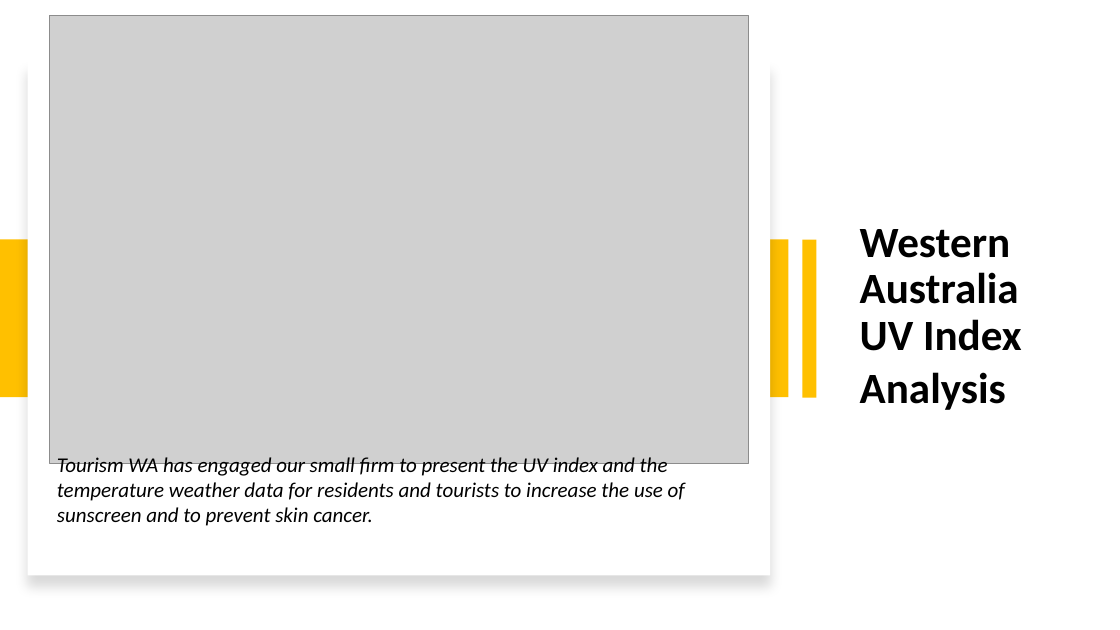
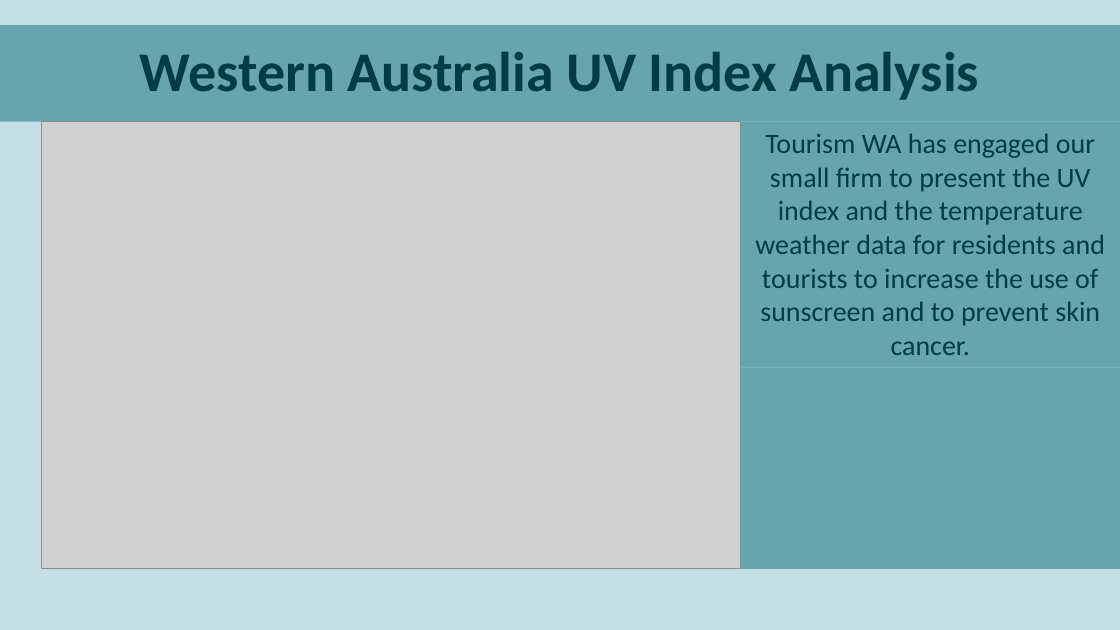
Before and after one commit to parastoorazavi/Data-Analytics-Project-2, a slide deck: slide 1 of Presentation.pptx. Drawn at 1120x630 pixels with LibreOffice and Linux fonts; fonts in the diff are those of the drawing; grey boxes stand for pictures. Boxes give left, top, right and bottom in pixels: in the first picture for what was removed or moved away, otherwise in the second. Text is boxed around its words. In the diff, an @@ line names an element or a change of style, - is before the commit and + after.

```diff
--- a/Presentation.pptx
+++ b/Presentation.pptx
@@ background #FFFFFF to #C4DFE6 @@
@@ rectangle "Western Australia UV Index Analysis" resized from (x1=860, y1=229, x2=1022, y2=410) to (x1=0, y1=25, x2=1120, y2=122) @@
@@ rectangle "Western Australia UV Index Analysis" at (x1=0, y1=25, x2=1120, y2=122): fill none to #66A5AD @@
@@ text in rectangle at (x1=140, y1=52, x2=980, y2=100): text changed; size 37 to 48 pt; text colour #000000 to #003B46 @@
-Western Australia UV Index
-Analysis
+Western Australia UV Index Analysis
@@ rectangle removed at (x1=28, y1=61, x2=770, y2=576) @@
@@ picture moved from (x1=50, y1=16, x2=749, y2=464) to (x1=42, y1=122, x2=741, y2=570) @@
@@ text "Tourism WA has engaged our ..." moved from (x1=57, y1=457, x2=685, y2=526) to (x1=755, y1=133, x2=1105, y2=355) @@
@@ text "Tourism WA has engaged our ..." at (x1=755, y1=133, x2=1105, y2=355): size 18 to 24 pt, text colour #000000 to #003B46, italic off; alignment left to centre @@
@@ rectangle removed at (x1=0, y1=240, x2=789, y2=398) @@
@@ rectangle removed at (x1=802, y1=240, x2=816, y2=398) @@
@@ rectangle added at (x1=741, y1=368, x2=1120, y2=570), fill #66A5AD @@
```
Also in this commit, not shown: 11 other slides changed, 1 slide added, 1 slide removed, 2 other files.
